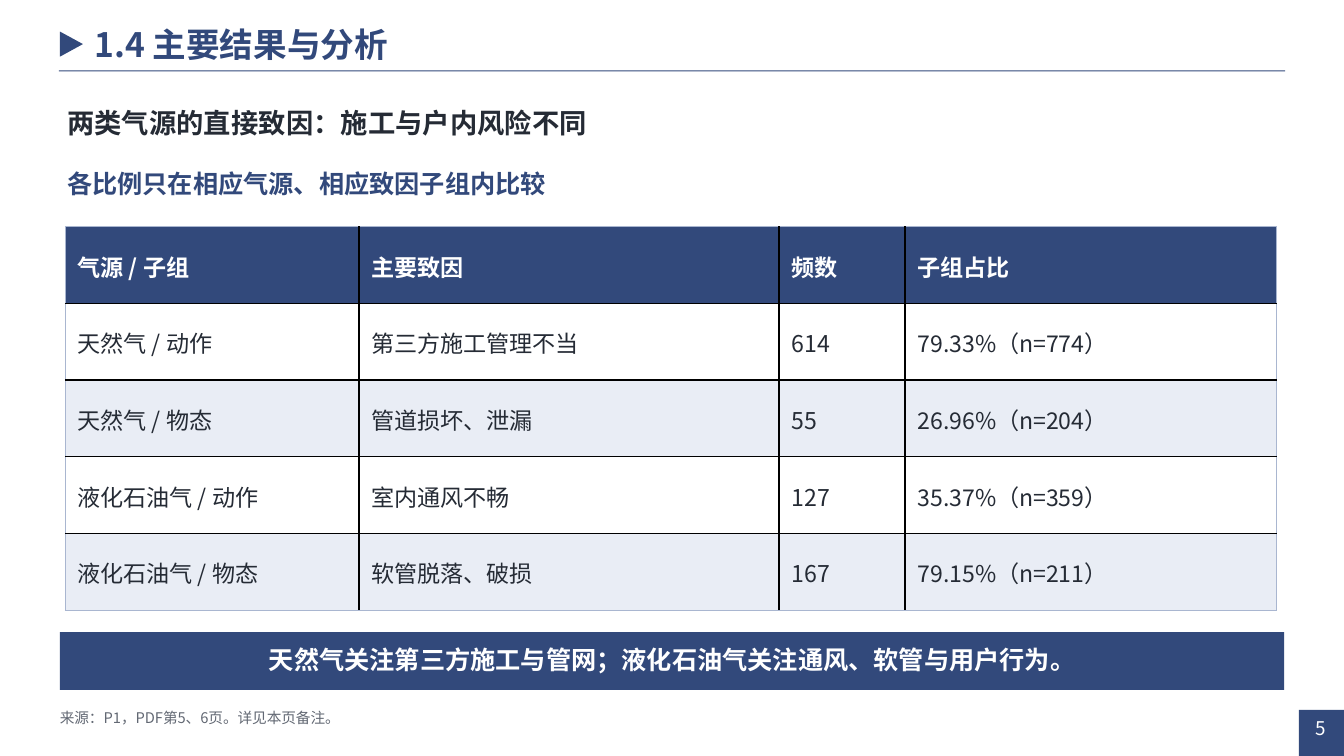
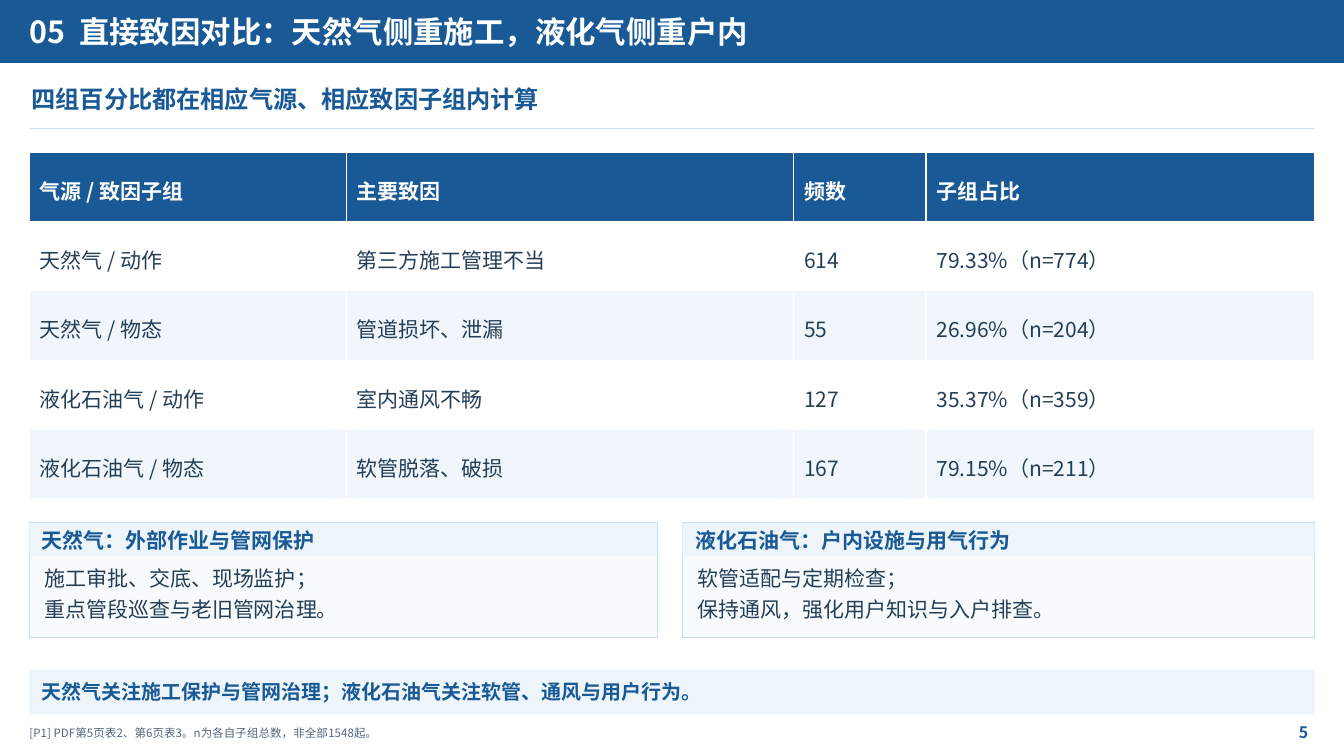
Before and after one commit to EmberCY0808/codex-ppt-skill, a slide deck: slide 5 of deliverables/gas-accidents-20261106/gas-accidents-7slides.pptx. Drawn at 1344x756 pixels with LibreOffice and Linux fonts; fonts in the diff are those of the drawing. Boxes give left, top, right and bottom in pixels: in the first picture for what was removed or moved away, otherwise in the second. Text is boxed around its words. In the diff, an @@ line names an element or a change of style, - is before the commit and + after.

Commit message:
feat: align gas report with zinc presentation visual style

```diff
--- a/deliverables/gas-accidents-20261106/gas-accidents-7slides.pptx
+++ b/deliverables/gas-accidents-20261106/gas-accidents-7slides.pptx
@@ rectangle: place and size @@
-rectangle at (58,71,1286,72)
+rectangle at (0,0,1344,63)
@@ rectangle at (0,0,1344,63): fill #32497B to #195A96 @@
@@ text at (29,17,748,47): text changed; size 19.5 to 21.8 pt; text colour #252B35 to #FFFFFF @@
-两类气源的直接致因：施工与户内风险不同
+05 直接致因对比：天然气侧重施工，液化气侧重户内
@@ text removed at (94,28,388,60) @@
-1.4 主要结果与分析
@@ triangle removed at (59,31,83,56) @@
@@ text at (32,87,540,111): text changed; size 18 to 17.2 pt; text colour #32497B to #195A96 @@
-各比例只在相应气源、相应致因子组内比较
+四组百分比都在相应气源、相应致因子组内计算
@@ rectangle added at (29,128,1315,129), fill #C9DDEC @@
@@ table at (29,152,1315,499) @@
-row 1, column 1: 气源 / 子组
+row 1, column 1: 气源 / 致因子组
@@ fill #32497B to #195A96 in row 1 @@
@@ fill #E9EDF5 to #F0F6FB in 8 cells @@
@@ size 16.5 to 15 pt @@
@@ text colour #252B35 to #243E56 in "天然气 / 动作", "第三方施工管理不当", "614", "79.33%（n=774）" and 12 more places @@
@@ borders changed @@
@@ table: place and size @@
-table at (66,227,1278,610)
+table at (29,152,1315,499)
@@ rectangle added at (29,523,657,638), fill #F8FBFD, outline #C9DDEC 0.7 pt @@
@@ rectangle added at (29,523,657,557), fill #EDF5FB @@
@@ text added at (42,530,315,550), 15 pt, text #195A96, bold @@
+天然气：外部作业与管网保护
@@ rectangle added at (683,523,1315,638), fill #F8FBFD, outline #C9DDEC 0.7 pt @@
@@ rectangle added at (683,523,1315,557), fill #EDF5FB @@
@@ text added at (695,530,1010,550), 15 pt, text #195A96, bold @@
+液化石油气：户内设施与用气行为
@@ text added at (44,568,338,619), 15 pt, text #243E56 @@
+施工审批、交底、现场监护；
+重点管段巡查与老旧管网治理。
@@ text added at (697,568,1054,619), 15 pt, text #243E56 @@
+软管适配与定期检查；
+保持通风，强化用户知识与入户排查。
@@ rectangle: place and size @@
-rectangle at (59,632,1285,690)
+rectangle at (29,670,1315,715)
@@ rectangle at (29,670,1315,715): fill #32497B to #EDF5FB @@
@@ text at (42,682,701,703): text changed; size 18 to 14.2 pt; text colour #FFFFFF to #195A96 @@
-天然气关注第三方施工与管网；液化石油气关注通风、软管与用户行为。
+天然气关注施工保护与管网治理；液化石油气关注软管、通风与用户行为。
@@ rectangle removed at (1300,710,1344,756) @@
@@ text at (29,727,378,739): text changed; size 10.5 to 8.2 pt; text colour #626873 to #52677B @@
-来源：P1，PDF第5、6页。详见本页备注。
+[P1] PDF第5页表2、第6页表3。n为各自子组总数，非全部1548起。
@@ text "5" at (1299,726,1308,738): size 13.5 to 11.2 pt, text colour #FFFFFF to #195A96, bold on; alignment centre to left; more space between paragraphs @@
```
Also in this commit, not shown: 4 other slides changed, 1 slide added, 1 slide removed, 4 other files.
